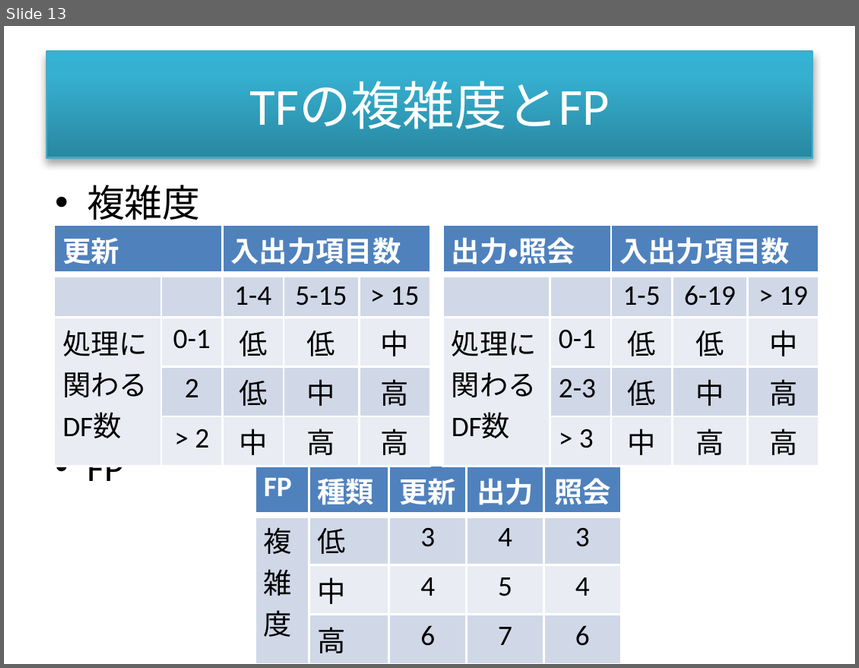
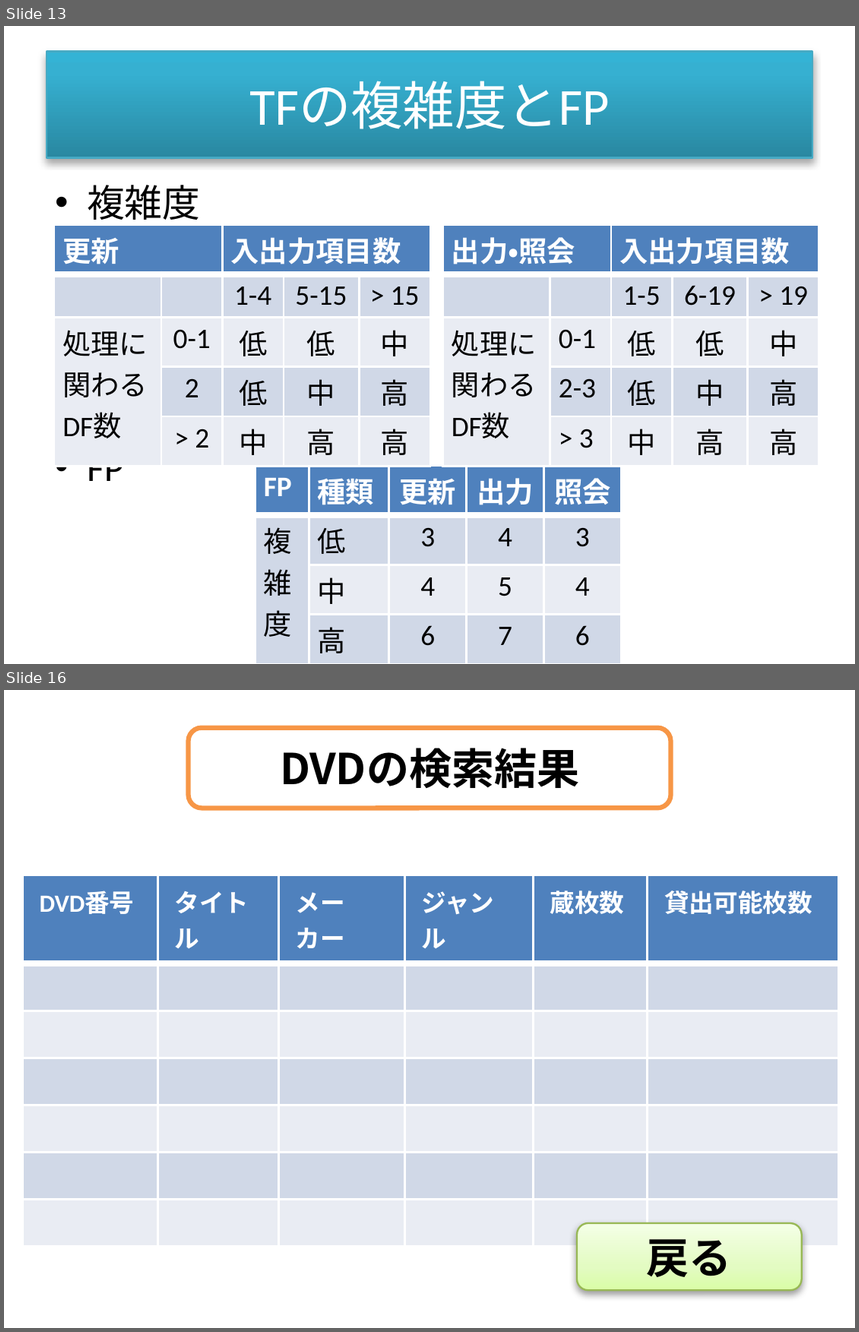
Before and after one commit to yamogeyamoge/Ftool, a slide deck: 教育ツール画像.pptx. Shown one above the other, each under a label of ours: slide 13 before the commit, slides 13 and 16 after it; the slides between them are not shown. The pictures are 859x668 and 859x1332 pixels, drawn with LibreOffice and Linux fonts; fonts in the diff are those of the drawing. Boxes give left, top, right and bottom in pixels: in the first picture for what was removed or moved away, otherwise in the second. Text is boxed around its words. In the diff, an @@ line names an element or a change of style, - is before the commit and + after.

```diff
--- a/教育ツール画像.pptx
+++ b/教育ツール画像.pptx
@@ slide 16 added at (4,690,855,1328), background #FFFFFF @@
@@ rounded rectangle added at (188,727,670,808), fill #FFFFFF, outline #F79646 2 pt, 18 pt, text #000000, bold @@
+DVDの検索結果
@@ table added at (23,875,840,1204), 7 rows, 6 columns @@
+DVD番号 | タイトル | メーカー | ジャンル | 蔵枚数 | 貸出可能枚数
+ |  |  |  |  | 
+ |  |  |  |  | 
+ |  |  |  |  | 
+ |  |  |  |  | 
+ |  |  |  |  | 
+ |  |  |  |  | 
@@ rounded rectangle added at (578,1224,803,1291), fill gradient #DAFDA7 to #E4FCC2 to #F5FFE7, outline #98B955 0.75 pt, 18 pt, text #000000, bold @@
+戻る
```
Also in this commit, not shown: 6 other slides added, 15 other files.
